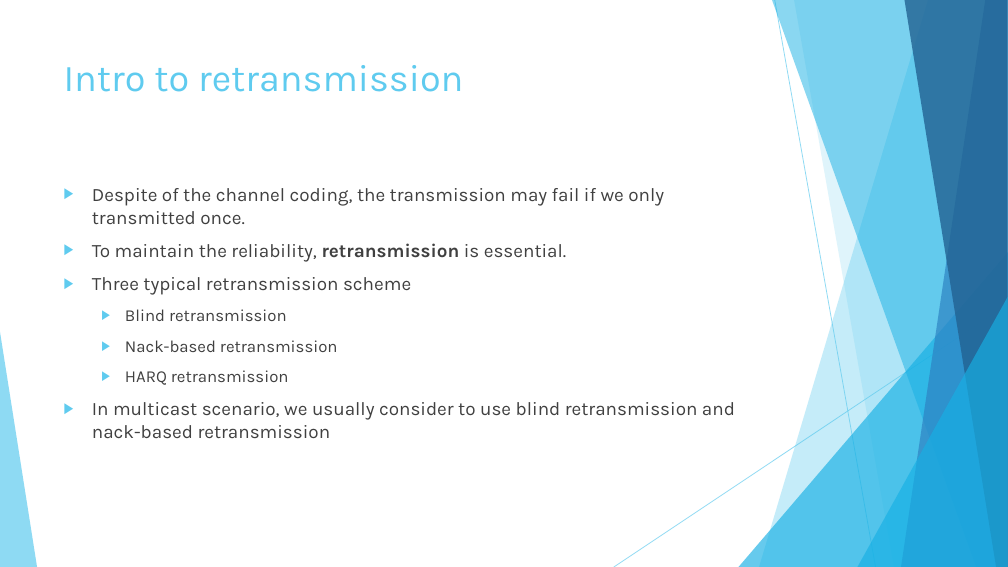
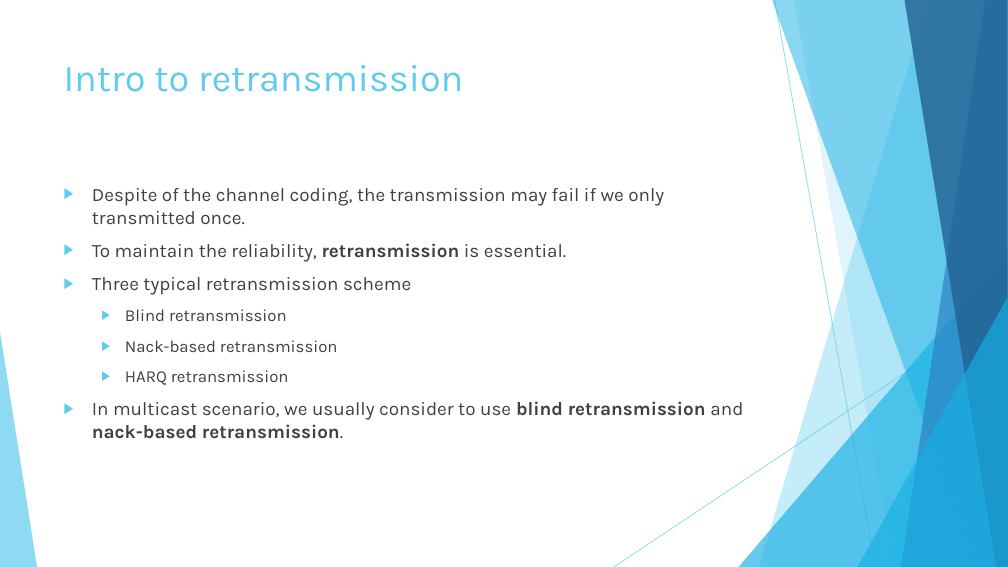
Before and after one commit to hungchun0201/Reliable_multicast_simulation, a slide deck: slide 11 of Final_project_reliable_multicast_retransmission_scheme.pptx (slide 12 before the commit). Drawn at 1008x567 pixels with LibreOffice and Linux fonts; fonts in the diff are those of the drawing. Boxes give left, top, right and bottom in pixels: in the first picture for what was removed or moved away, otherwise in the second. Text is boxed around its words. In the diff, an @@ line names an element or a change of style, - is before the commit and + after.

```diff
--- a/Final_project_reliable_multicast_retransmission_scheme.pptx
+++ b/Final_project_reliable_multicast_retransmission_scheme.pptx
@@ text at (92,401,743,439): text changed @@
-▶ In multicast scenario, we usually consider to use blind retransmission and nack-based retransmission
+▶ In multicast scenario, we usually consider to use blind retransmission and nack-based retransmission.
```
Also in this commit, not shown: 13 other slides changed, 13 slides added, 4 slides removed, 14 other files.
